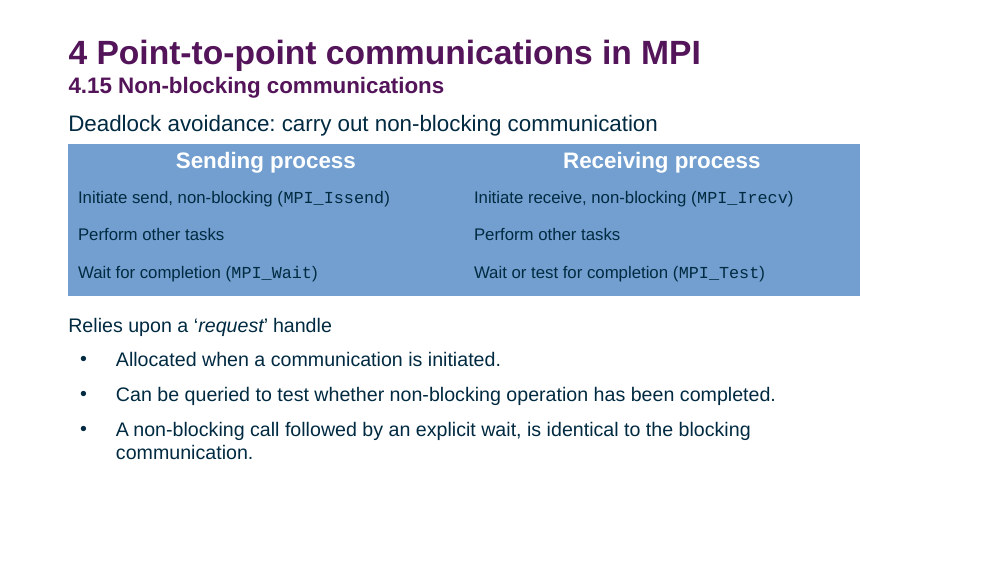
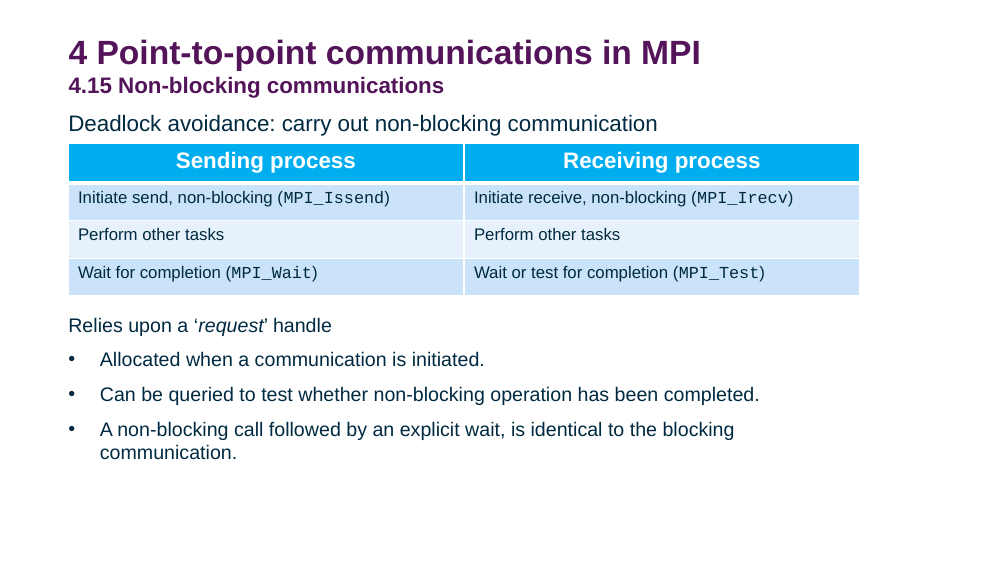
Before and after one commit to DurhamARC-Training/BasicParallelProgramming, a slide deck: slide 51 of OpenMPMPIShortCourse_Spring2026.odp. Drawn at 1008x567 pixels with LibreOffice and Linux fonts; fonts in the diff are those of the drawing; background and template pictures are left out. Boxes give left, top, right and bottom in pixels: in the first picture for what was removed or moved away, otherwise in the second. Text is boxed around its words. In the diff, an @@ line names an element or a change of style, - is before the commit and + after.

Commit message:
Update list of instructors/helper, date and course schedule; begin editing MPI collective communications

```diff
--- a/OpenMPMPIShortCourse_Spring2026.odp
+++ b/OpenMPMPIShortCourse_Spring2026.odp
@@ table at (x1=68, y1=143, x2=860, y2=295) @@
@@ fill #729FCF to #00AEEF in row 1 @@
@@ fill #729FCF to #CAE3F9 in 4 cells @@
@@ fill #729FCF to #E6F1FC in row 3 @@
@@ borders changed @@
@@ text at (x1=100, y1=351, x2=760, y2=460): indent changed @@
```
Also in this commit, not shown: 47 other slides changed, 12 slides added, 10 slides removed, 2 other files.
